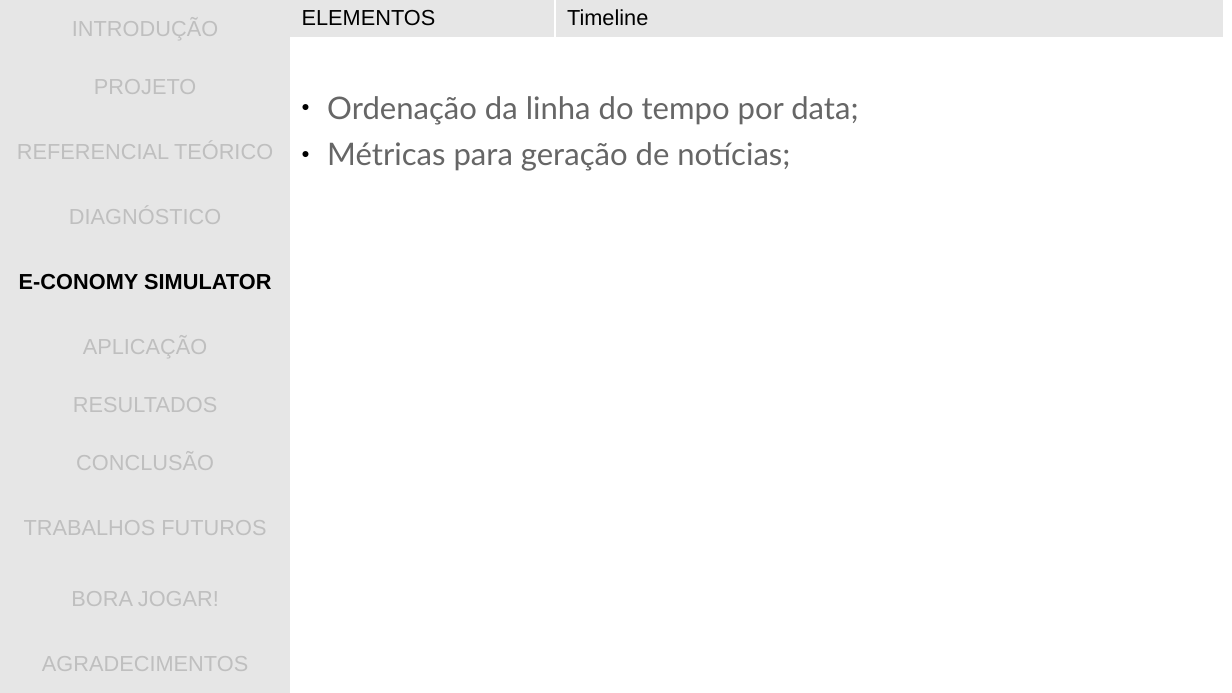
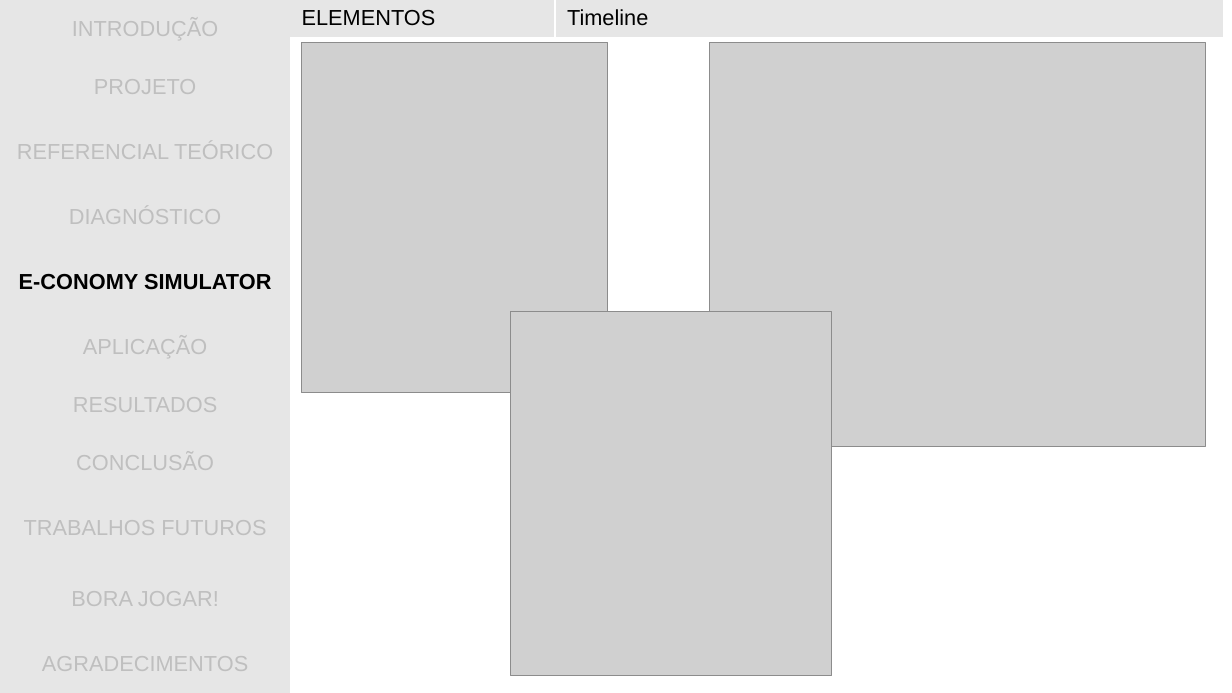
Before and after one commit to gwathsule/e-conomy-simulator, a slide deck: slide 23 of documentacao/apresentacao_tcc.ppt (slide 22 before the commit). Drawn at 1232x693 pixels with LibreOffice and Linux fonts; fonts in the diff are those of the drawing; grey boxes stand for pictures; background and template pictures are left out. Boxes give left, top, right and bottom in pixels: in the first picture for what was removed or moved away, otherwise in the second. Text is boxed around its words. In the diff, an @@ line names an element or a change of style, - is before the commit and + after.

```diff
--- a/documentacao/apresentacao_tcc.ppt
+++ b/documentacao/apresentacao_tcc.ppt
@@ picture added at [302,42,608,394] @@
@@ picture added at [710,42,1205,447] @@
@@ text removed at [327,96,858,171] @@
-● Ordenação da linha do tempo por data;
-● Métricas para geração de notícias;
@@ picture added at [511,312,833,676] @@
```
Also in this commit, not shown: 9 other slides changed, 2 slides added, 1 other file.
